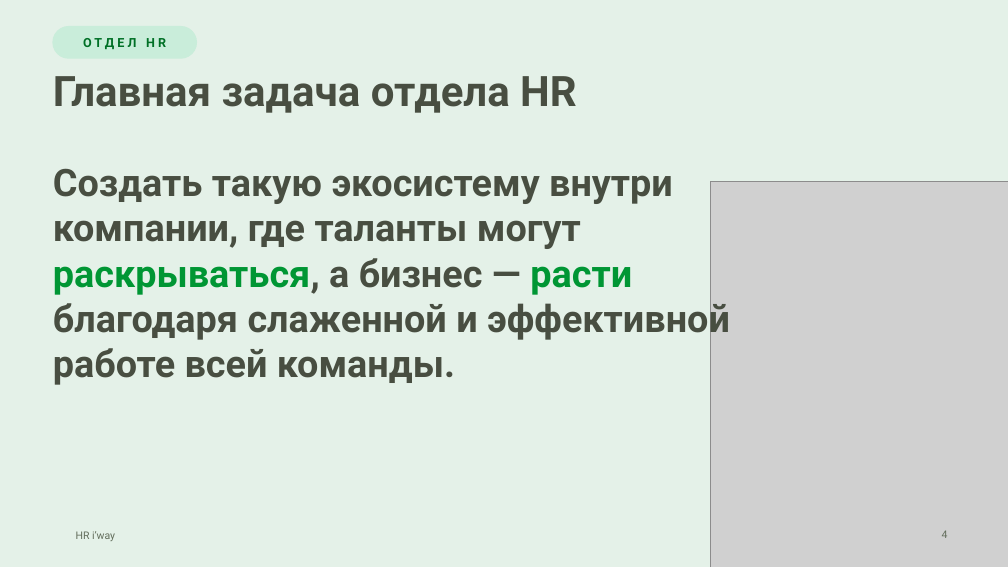
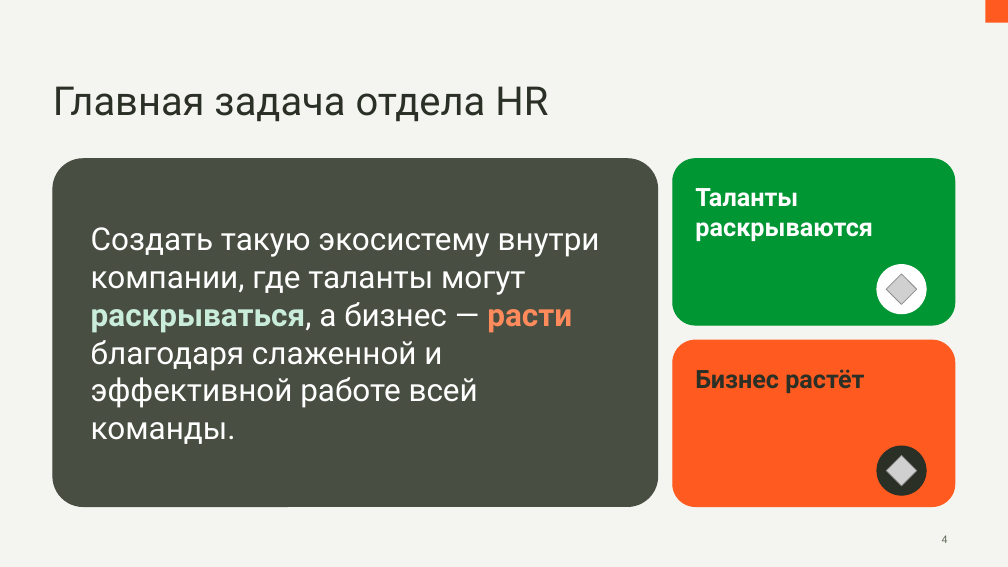
Before and after one commit to hriwayhr/HR-projects, a slide deck: slide 4 of presentations/HR-iway-onboarding-2026.pptx. Drawn at 1008x567 pixels with LibreOffice and Linux fonts; fonts in the diff are those of the drawing; grey boxes stand for pictures; background and template pictures are left out. Boxes give left, top, right and bottom in pixels: in the first picture for what was removed or moved away, otherwise in the second. Text is boxed around its words. In the diff, an @@ line names an element or a change of style, - is before the commit and + after.

```diff
--- a/presentations/HR-iway-onboarding-2026.pptx
+++ b/presentations/HR-iway-onboarding-2026.pptx
@@ background #E4F1E8 to #F4F4F0 @@
@@ rounded rectangle removed at <box>53,26,197,58</box> @@
@@ rectangle added at <box>985,0,1008,23</box>, fill #FF5A1F @@
@@ text removed at <box>83,38,166,49</box> @@
-ОТДЕЛ HR
@@ title "Главная задача отдела HR": place and size @@
-title "Главная задача отдела HR" at <box>53,76,576,113</box>
+title "Главная задача отдела HR" at <box>53,86,548,122</box>
@@ title "Главная задача отдела HR" at <box>53,86,548,122</box>: size 40 to 38 pt, text colour #484E41 to #2B3026, bold off @@
@@ rounded rectangle added at <box>53,159,658,507</box>, fill #484E41, outline #484E41 1 pt @@
@@ rounded rectangle added at <box>673,159,955,325</box>, fill #009634, outline #009634 1 pt @@
@@ text "Создать такую экосистему внутри компании, ...": place and size @@
-text "Создать такую экосистему внутри компании, ..." at <box>53,168,730,385</box>
+text "Создать такую экосистему внутри компании, ..." at <box>91,227,600,444</box>
@@ text "Создать такую экосистему внутри компании, ..." at <box>91,227,600,444</box>: size 36 to 30 pt; text colour #484E41 to #FFFFFF, bold off in "Создать такую экосистему внутри компании, где таланты ..."; text colour #009634 to #C9EDDA in "раскрываться,"; text colour #009634 to #FF8A5B in "расти"; less space between paragraphs; vertical alignment top to middle @@
@@ text added at <box>695,188,873,241</box>, 24 pt, text #FFFFFF, bold @@
+Таланты раскрываются
@@ picture removed at <box>711,181,1008,567</box> @@
@@ ellipse added at <box>877,265,926,314</box>, fill #FFFFFF, outline #FFFFFF 1 pt @@
@@ picture added at <box>886,274,917,305</box> @@
@@ rounded rectangle added at <box>673,340,955,507</box>, fill #FF5A1F, outline #FF5A1F 1 pt @@
@@ text added at <box>695,369,864,393</box>, 24 pt, text #2B3026, bold @@
+Бизнес растёт
@@ ellipse added at <box>877,446,926,495</box>, fill #2B3026, outline #2B3026 1 pt @@
@@ picture added at <box>886,455,917,486</box> @@
@@ text removed at <box>76,531,115,541</box> @@
-HR i’way
@@ page number: place and size @@
-page number at <box>942,530,948,538</box>
+page number at <box>942,535,948,543</box>
```
Also in this commit, not shown: 27 other slides changed, 4 other files.
